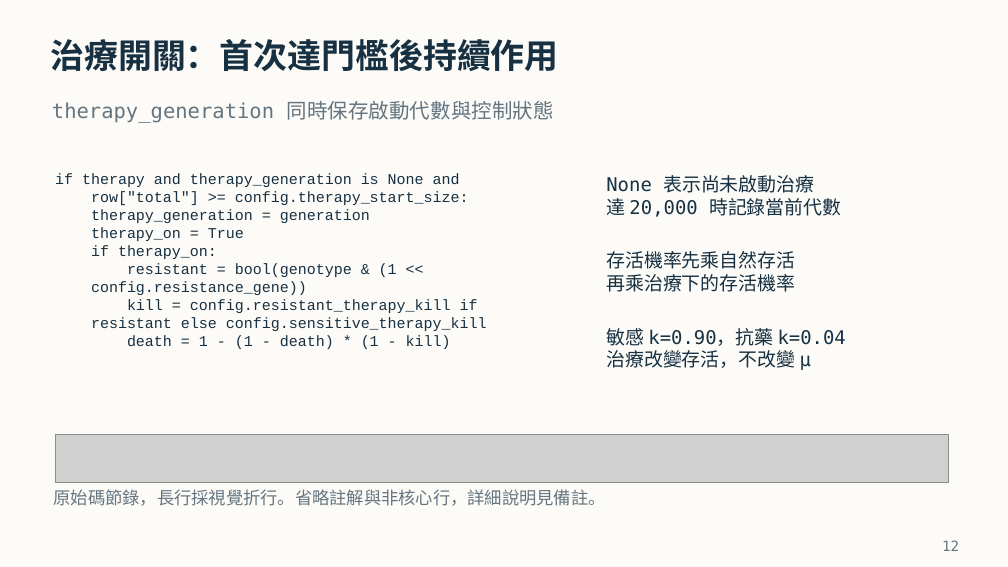
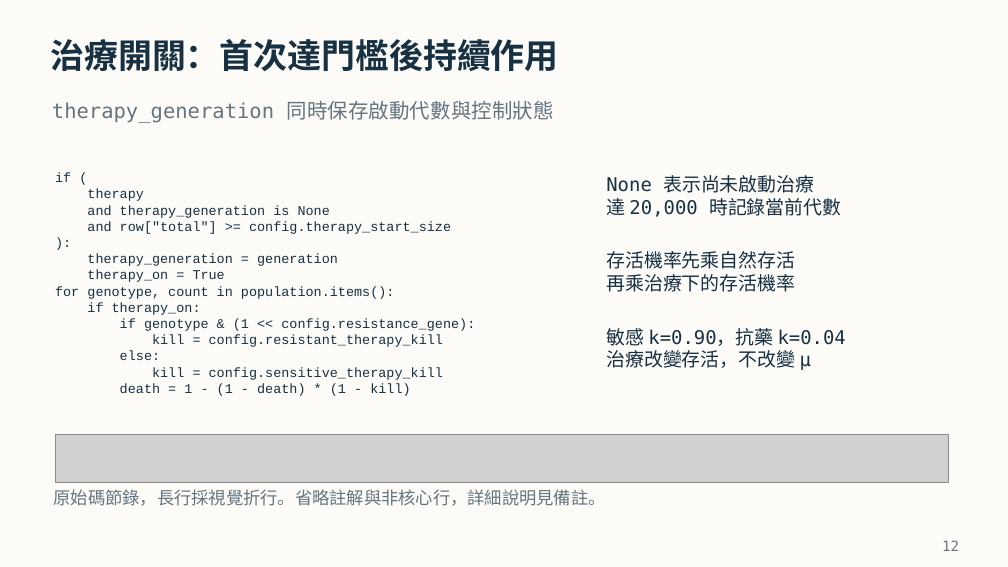
Before and after one commit to astcgt/bme6120-tumor-modeling, a slide deck: slide 12 of outputs/presentations/tumor_markov_code_results_zh_tw_v10.pptx. Drawn at 1008x567 pixels with LibreOffice and Linux fonts; fonts in the diff are those of the drawing; grey boxes stand for pictures. Boxes give left, top, right and bottom in pixels: in the first picture for what was removed or moved away, otherwise in the second. Text is boxed around its words. In the diff, an @@ line names an element or a change of style, - is before the commit and + after.

Commit message:
Reformat Python sources for readability with black
- Split long expressions one argument or condition per line (black, settings
  in pyproject.toml); long figure captions become concatenated strings.
- Chained conditionals use a one-condition-per-line layout; the gene-label
  ternary chain becomes a small helper and the therapy kill uses if/else.
- Behavior unchanged: tests pass and every regenerated CSV and PNG is
  byte-identical.
- Re-map the deck's code-excerpt line ranges and rebuild v10 with the new layout.

```diff
--- a/outputs/presentations/tumor_markov_code_results_zh_tw_v10.pptx
+++ b/outputs/presentations/tumor_markov_code_results_zh_tw_v10.pptx
@@ text at box(55, 173, 451, 234): text changed; size 14.2 to 12.9 pt @@
-if therapy and therapy_generation is None and
-row["total"] >= config.therapy_start_size:
+if (
+therapy
+and therapy_generation is None
+and row["total"] >= config.therapy_start_size
+):
@@ text at box(87, 254, 410, 396): size 14.2 to 12.9 pt in "therapy_generation = generation", "therapy_on = True", "if therapy_on:", "death = 1 - (1 - death) ..." @@
@@ text at box(55, 286, 395, 299): paragraph added @@
+for genotype, count in population.items():
@@ text at box(120, 318, 475, 380): text changed; size 14.2 to 12.9 pt @@
-resistant = bool(genotype & (1 <<
-config.resistance_gene))
-kill = config.resistant_therapy_kill if
-resistant else config.sensitive_therapy_kill
+if genotype & (1 << config.resistance_gene):
+kill = config.resistant_therapy_kill
+else:
+kill = config.sensitive_therapy_kill
```
Also in this commit, not shown: 8 other slides changed, 16 other files.
